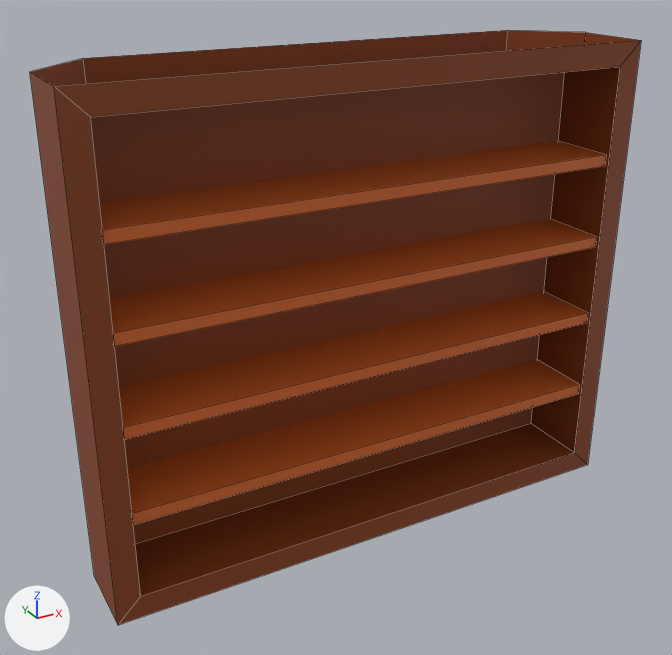
The FBX model Battle Pou/Assets/Marijn/models/Kast.fbx: old version first, new version second.
Camera for both pictures: a 50 mm camera at (-1.79, -3.13, 2.45) aimed at (-0.08, -0.02, 0.89). The lights are fixed; the arrows at lower left show +X, +Y and +Z. Mesh edges are drawn as thin lines. Where no turn or scale is listed for an object, it has been applied to the vertices.

The scene before the commit, as lines of its bpy script (objects in view):
```python
me_plane_024 = bpy.data.meshes.new('Plane.024')
me_plane_024.from_pydata(...)  # 52 vertices, 30 faces; spans x -1.17..1.17, y -0.29..0.26, z 0.0..2.0
# faces by material slot: [16, 14]
me_plane_024.materials.append(mat_brown)  # orange #d4692c
me_plane_024.materials.append(mat_darkbrown)  # brown #8a421a
ob_plane_009 = bpy.data.objects.new('Plane.009', me_plane_024)
ob_plane_009.location = (0.0, 0.0, 0.0)
```
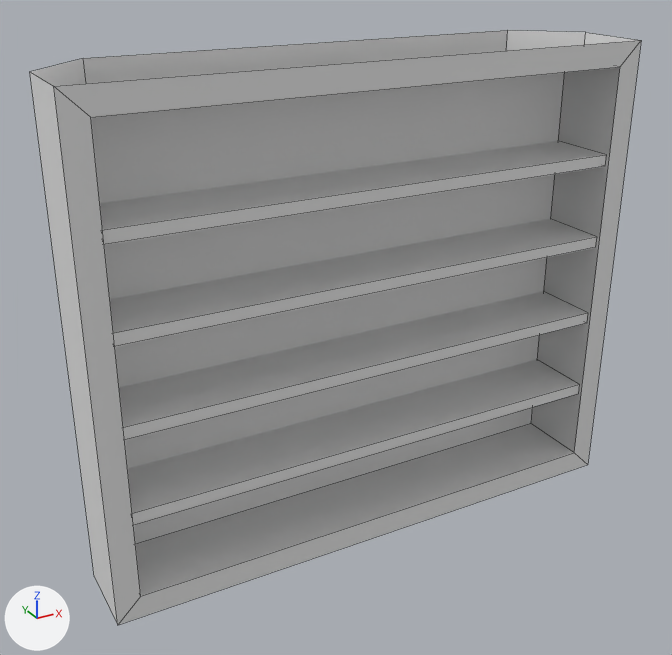
Location of each change, [x1, y1, x2, y2] in pixels of the pictures (672 x 655 px):
```json
{"part": 1, "of": "me_plane_024", "change": "recoloured", "before": [100, 141, 606, 525], "after": [100, 141, 606, 525], "on screen": "brown to grey"}
{"part": 2, "of": "me_plane_024", "change": "recoloured", "before": [30, 30, 641, 625], "after": [30, 30, 641, 625], "on screen": "brown to grey"}
```

The change, as JSON lines over the scene's bpy script:
```json
{"block": "me_plane_024", "where": "me_plane_024.from_pydata(...)  # 52 vertices, 30 faces; spans x -1.17..1.17, y -0.29..0.26, z 0.0..2.0"}
{"block": "me_plane_024", "where": "# used by ob_plane_009; location = (0.0, 0.0, 0.0)"}
{"block": "me_plane_024", "change": "me_plane_024 part 1: all 16 faces that had it switch from mat_brown (orange #d4692c) to no material"}
{"block": "me_plane_024", "change": "me_plane_024 part 2: all 14 faces that had it switch from mat_darkbrown (brown #8a421a) to no material"}
```
